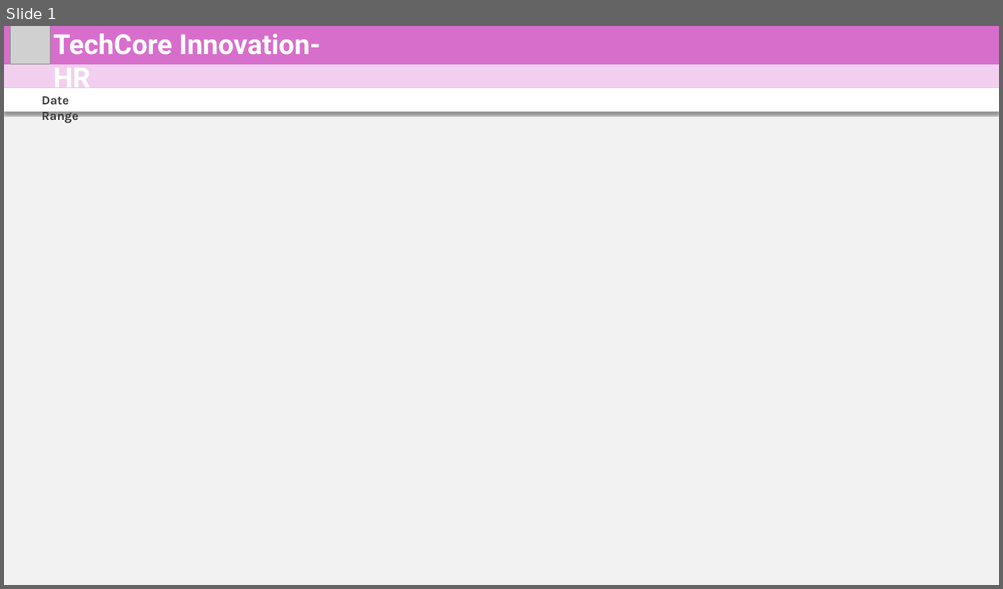
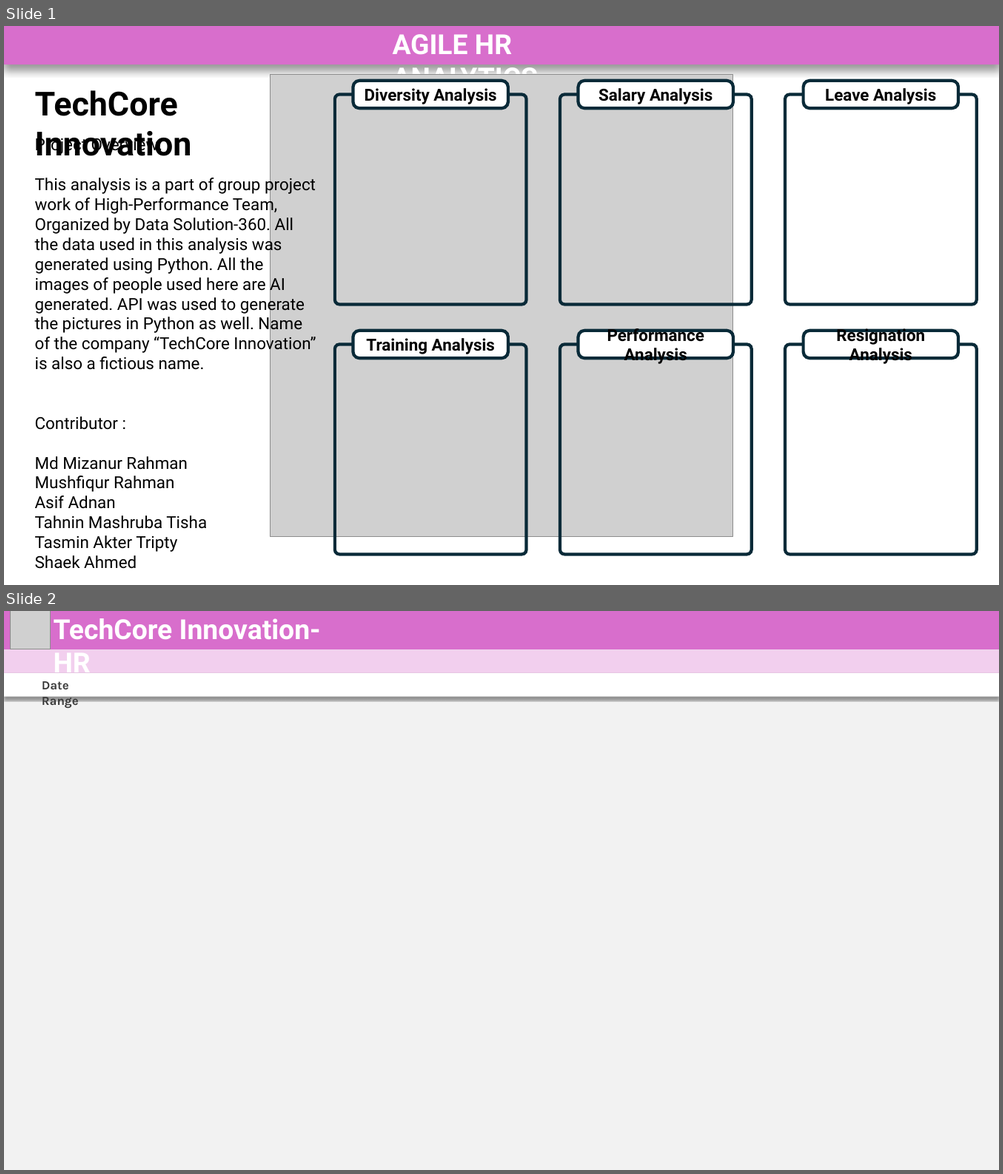
Before and after one commit to mmrnayan/HR-Analysis, a slide deck: bk/0bk.pptx. Shown one above the other, each under a label of ours: slide 1 before the commit, slides 1 and 2 after it. The pictures are 1003x589 and 1003x1174 pixels, drawn with LibreOffice and Linux fonts; fonts in the diff are those of the drawing; grey boxes stand for pictures. Boxes give left, top, right and bottom in pixels: in the first picture for what was removed or moved away, otherwise in the second. Text is boxed around its words. In the diff, an @@ line names an element or a change of style, - is before the commit and + after.

Commit message:
Project Done

```diff
--- a/bk/0bk.pptx
+++ b/bk/0bk.pptx
@@ slide 1 added at <box>4,26,999,585</box>, background #FFFFFF @@
@@ rectangle added at <box>4,26,999,64</box>, fill #D86ECC @@
@@ text added at <box>392,34,538,95</box>, 40 pt, text #FFFFFF, bold @@
+AGILE HR ANALYTICS
@@ picture added at <box>270,75,732,537</box> @@
@@ rounded rectangle added at <box>353,81,508,109</box>, fill #FFFFFF, outline #092A39 4.5 pt, 24 pt, text #000000, bold @@
+Diversity Analysis
@@ rounded rectangle added at <box>578,81,733,109</box>, fill #FFFFFF, outline #092A39 4.5 pt, 24 pt, text #000000, bold @@
+Salary Analysis
@@ rounded rectangle added at <box>803,81,959,109</box>, fill #FFFFFF, outline #092A39 4.5 pt, 24 pt, text #000000, bold @@
+Leave Analysis
@@ rounded rectangle added at <box>335,95,526,304</box>, outline #092A39 4.5 pt @@
@@ rounded rectangle added at <box>560,95,751,304</box>, outline #092A39 4.5 pt @@
@@ rounded rectangle added at <box>785,95,976,304</box>, outline #092A39 4.5 pt @@
@@ text added at <box>35,136,316,569</box>, 24 pt, text #000000 @@
+Project Overview:
+This analysis is a part of group project work of High-Performance Team, Organized by Data Solution-360. All the data used in this analysis was generated using Python. All the images of people used here are AI generated. API was used to generate the pictures in Python as well. Name of the company “TechCore Innovation” is also a fictious name.
+Contributor :
+Md Mizanur Rahman
+Mushfiqur Rahman
+Asif Adnan
+Tahnin Mashruba Tisha
+Tasmin Akter Tripty
+Shaek Ahmed
@@ text added at <box>153,335,316,354</box>, 48 pt, text #000000, bold @@
+TechCore Innovation
@@ rounded rectangle added at <box>353,331,508,359</box>, fill #FFFFFF, outline #092A39 4.5 pt, 24 pt, text #000000, bold @@
+Training Analysis
@@ rounded rectangle added at <box>578,331,733,359</box>, fill #FFFFFF, outline #092A39 4.5 pt, 24 pt, text #000000, bold @@
+Performance Analysis
@@ rounded rectangle added at <box>803,331,959,359</box>, fill #FFFFFF, outline #092A39 4.5 pt, 24 pt, text #000000, bold @@
+Resignation Analysis
@@ rounded rectangle added at <box>335,345,526,554</box>, outline #092A39 4.5 pt @@
@@ rounded rectangle added at <box>560,345,751,554</box>, outline #092A39 4.5 pt @@
@@ rounded rectangle added at <box>785,345,976,554</box>, outline #092A39 4.5 pt @@
@@ what was slide 1 is now slide 2 @@
```
Also in this commit, not shown: 1 other slide added, 12 other files.
